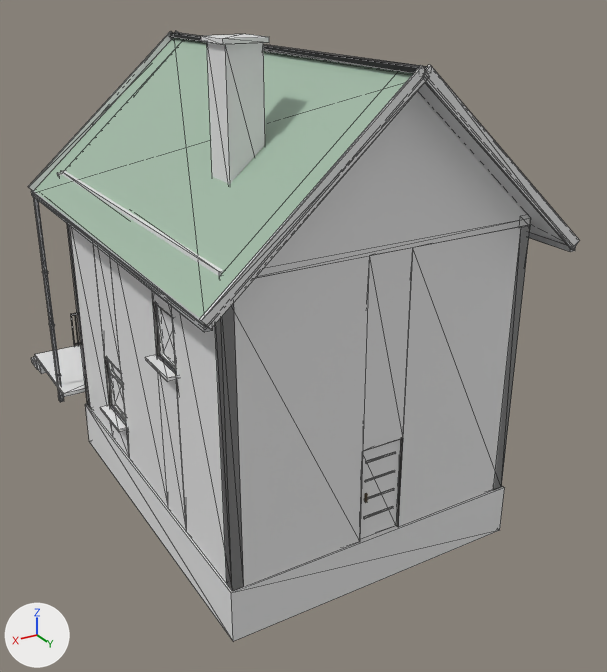
One commit to the glTF model godot/assets/buildings/hill_cottage_7x9_2.glb: the scene before it, then after it.
One viewpoint serves both versions: a camera (50 mm lens) standing at (9.05, 16.44, 10.99) and looking at (-0.86, -0.09, 2.73). Lighting does not change. The marker at lower left points along +X, +Y and +Z. The first picture is the older version. Mesh edges are drawn as thin lines. Vertices at exactly the same position are counted once.

In view in the first picture: 'hill_cottage_7x9_2'.
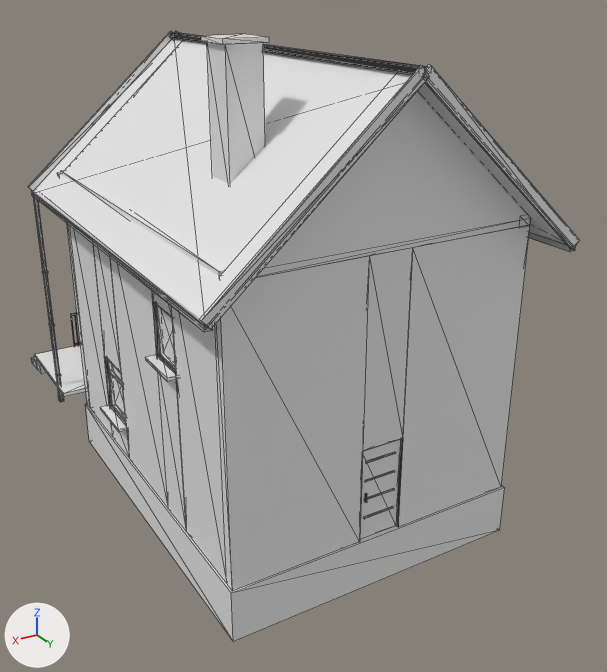
Location of each change, [x1, y1, x2, y2] in pixels of the pictures (607 x 672 px; the box of a moved part takes in the faces that stretch with it):
part 1 of me_cube, moved or reshaped
    before: [98, 226, 530, 591]
    after: [93, 226, 530, 591]
part 2 of me_cube, recoloured (grey to white)
    both: [34, 38, 414, 318]

Edits to the bpy script that builds the scene:
```text
Change me_cube:
    where me_cube.from_pydata(...)  # 2038 vertices, 3244 faces; spans x -4.18..4.18, y -8.1..5.23, z -1.2..9.99
    used by ob_hill_cottage_7x9_2; location = (0.0, 0.0, 0.0)
    me_cube part 1: 118 of 2038 vertices moved; they spanned x -3.5..3.5, y -4.5..4.5, z 0.0..6.3 and now span x -3.5..3.5, y -4.25..4.5, z 0.0..6.3; mean shift (0.0, 0.0, 0.0); largest move (3.5, -1.2, 0.0) -> (3.25, 1.3, 6.3)
    me_cube part 2: 52 kept faces spanning x -4.1..4.1, y -5.2..5.2, z 0.5..9.5 get new vertex colours
```
